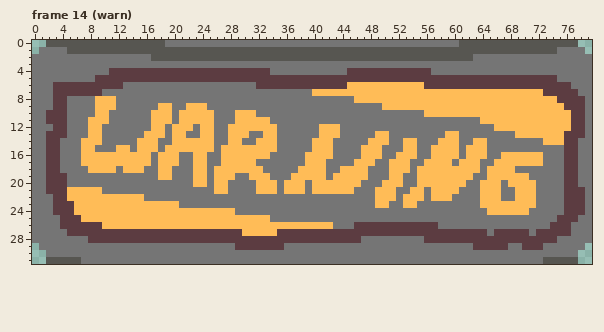
One commit to this pixel-art file: lockdeck/assets/depths/depth template.aseprite. The picture above was drawn from the file before the commit.
80x32 pixels, 16 frames. Shown: frame 14 (warn).
New version:
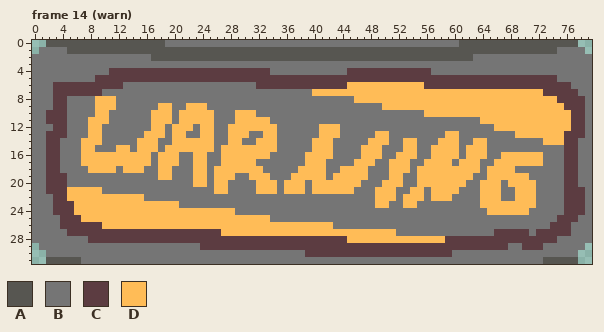
Palette (. is transparent): A #575651  B #757575  C #5c3c41  D #ffbc57
Difference:
Frame 14 (warn), layers "inline", "outline":
The edit turns colour C into colour B in row 26 at x 46 to 57; in row 27 at x 52 to 64.
The edit turns colour B into colour C in row 29 at x 24 to 28 and 36 to 62; in row 30 at x 39 to 59.
The edit turns colour B into colour D in row 28 at x 47 to 55.
The edit turns colour C into colour D in row 27 at x 27 to 29 and 35 to 51; in row 28 at x 45 to 46 and 56 to 58.
Where, in picture pixels (left, top, right, bottom), the same in both pictures:
changed: (277, 222, 487, 257)
changed: (200, 229, 242, 250)
